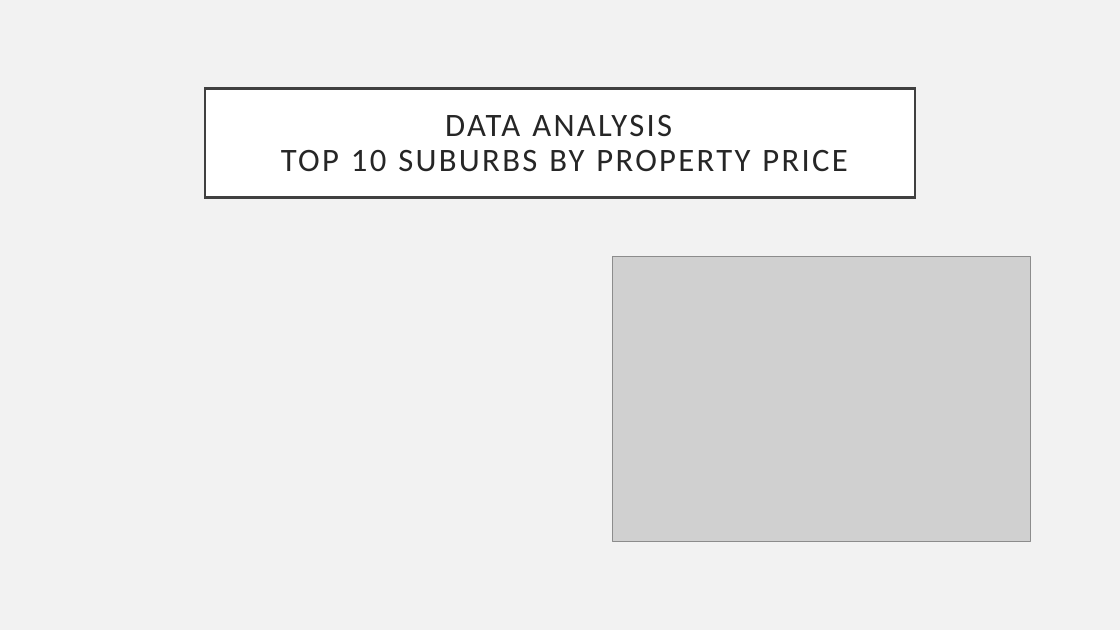
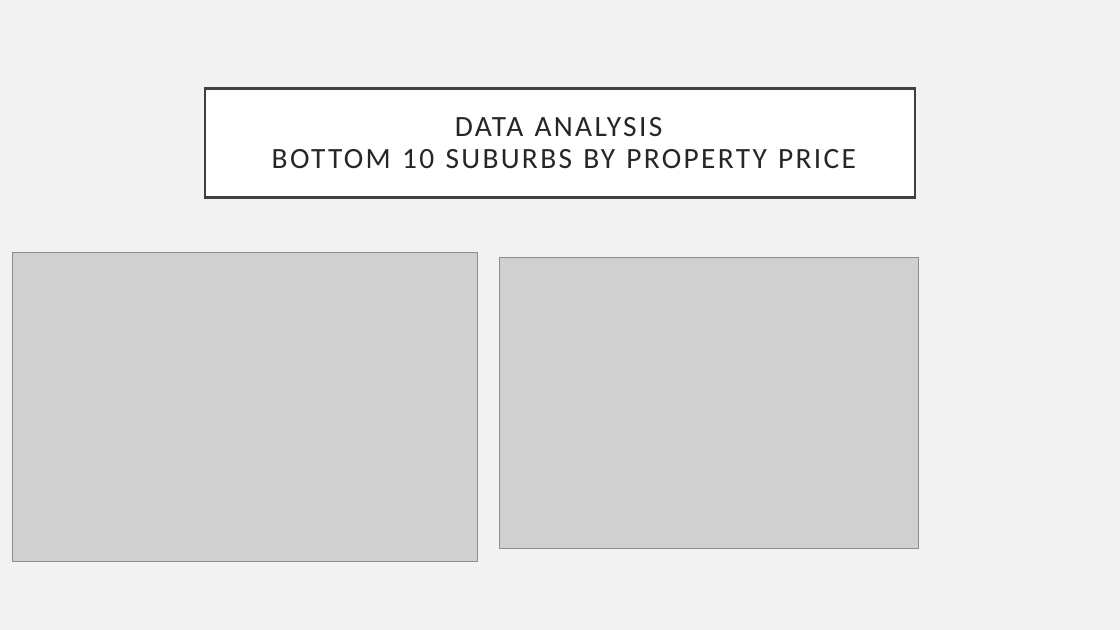
Before and after one commit to Sprettle/Chevrolet-Chilis, a slide deck: slide 10 of Project 1 Presentation.pptx. Drawn at 1120x630 pixels with LibreOffice and Linux fonts; fonts in the diff are those of the drawing; grey boxes stand for pictures. Boxes give left, top, right and bottom in pixels: in the first picture for what was removed or moved away, otherwise in the second. Text is boxed around its words. In the diff, an @@ line names an element or a change of style, - is before the commit and + after.

```diff
--- a/Project 1 Presentation.pptx
+++ b/Project 1 Presentation.pptx
@@ title at (272, 117, 856, 169): text changed; size 28 to 25.2 pt @@
-DATA ANALYSIS
-TOP 10 SUBURBS BY PROPERTY PRICE
+DATA ANALYSIS
+BOTTOM 10 SUBURBS BY PROPERTY PRICE
@@ picture added at (12, 252, 477, 561) @@
@@ picture: place and size @@
-picture at (613, 257, 1031, 542)
+picture at (500, 258, 919, 549)
```
Also in this commit, not shown: 2 other slides changed, 6 other files.
